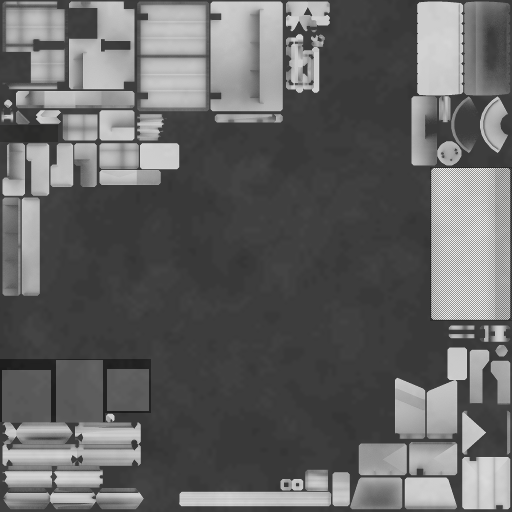
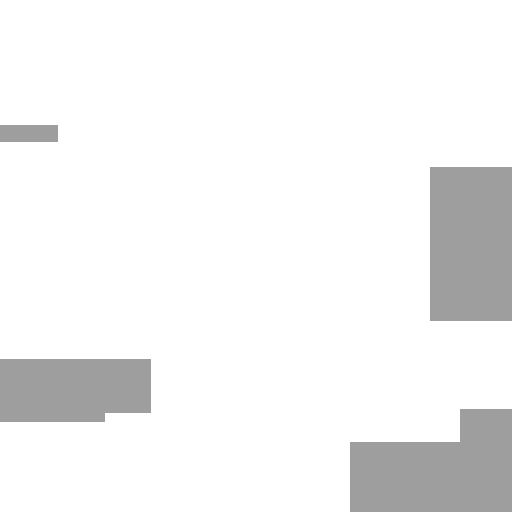
Layer changes from the first w=512, h=512 image to the second:
showed "___MET", painted on it over [0, 0, 512, 512]
hid group "_COLOR" (3 layers) over [0, 0, 512, 512]
painted on "AO" over [0, 5, 512, 512]
painted on "Layer #1" over [350, 409, 512, 512]
